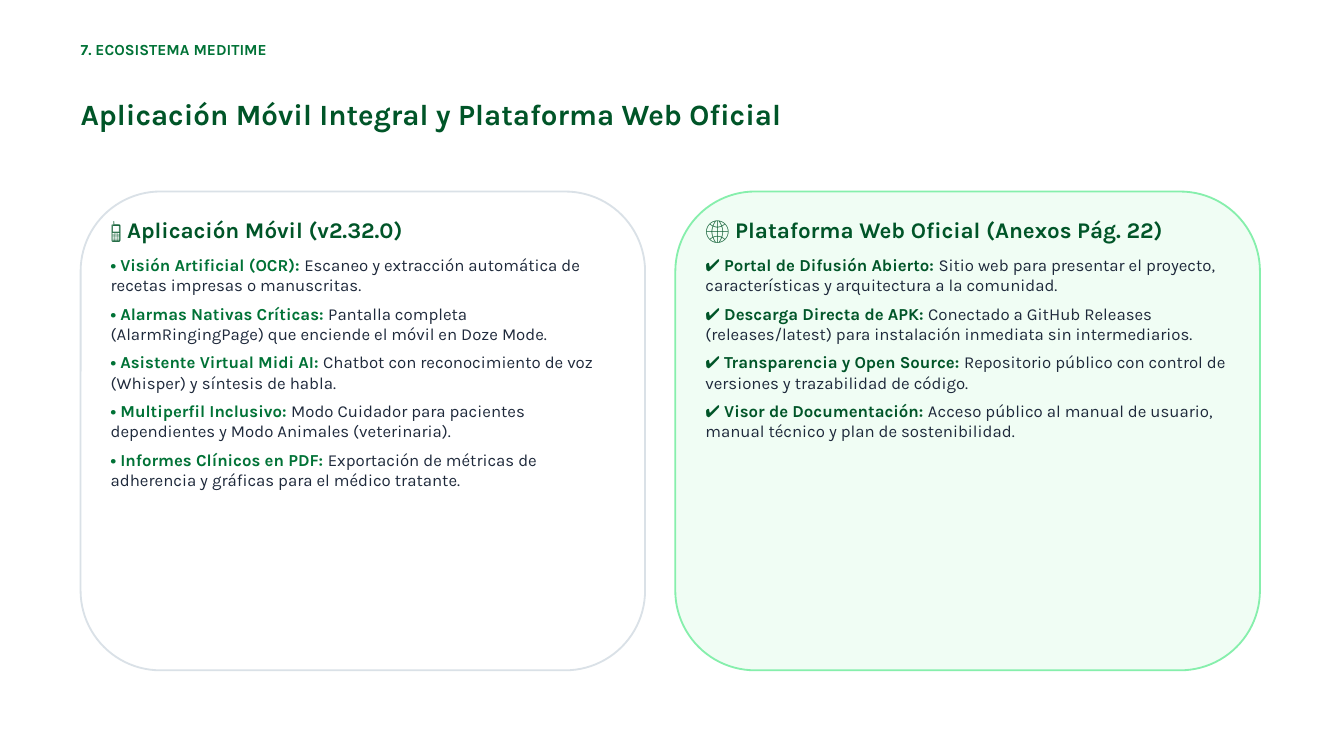
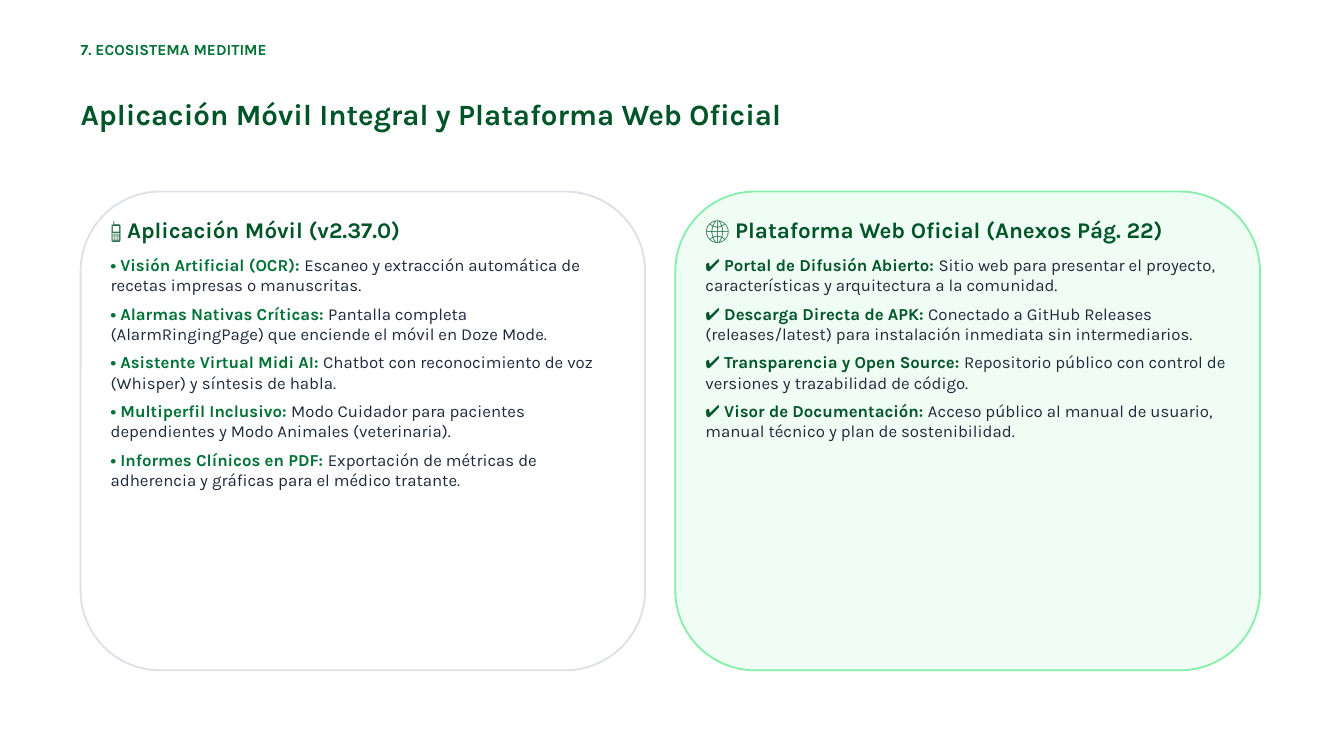
Before and after one commit to JDkinior/MediTime, a slide deck: slide 8 of documentos/C3_Desarrollo de una aplicacion movil para la gestion de tratamientos medicos_Delgado&Arevalo.pptx. Drawn at 1344x756 pixels with LibreOffice and Linux fonts; fonts in the diff are those of the drawing; background and template pictures are left out. Boxes give left, top, right and bottom in pixels: in the first picture for what was removed or moved away, otherwise in the second. Text is boxed around its words. In the diff, an @@ line names an element or a change of style, - is before the commit and + after.

```diff
--- a/documentos/C3_Desarrollo de una aplicacion movil para la gestion de tratamientos medicos_Delgado&Arevalo.pptx
+++ b/documentos/C3_Desarrollo de una aplicacion movil para la gestion de tratamientos medicos_Delgado&Arevalo.pptx
@@ text at <box>127,220,401,244</box>: text changed @@
-📱 Aplicación Móvil (v2.32.0)
+📱 Aplicación Móvil (v2.37.0)
```
Also in this commit, not shown: 3 other slides changed, 1 other file.
